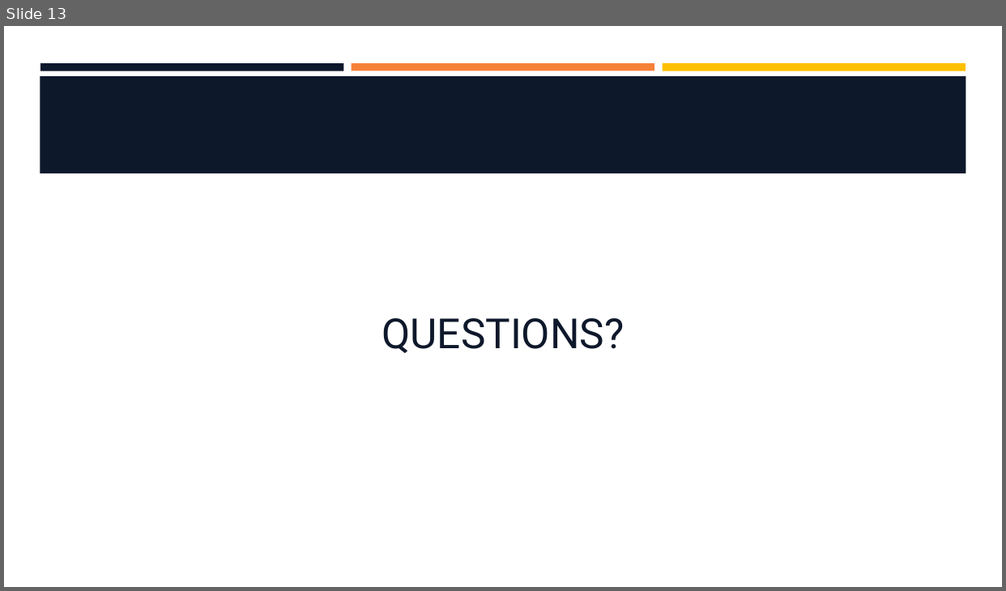
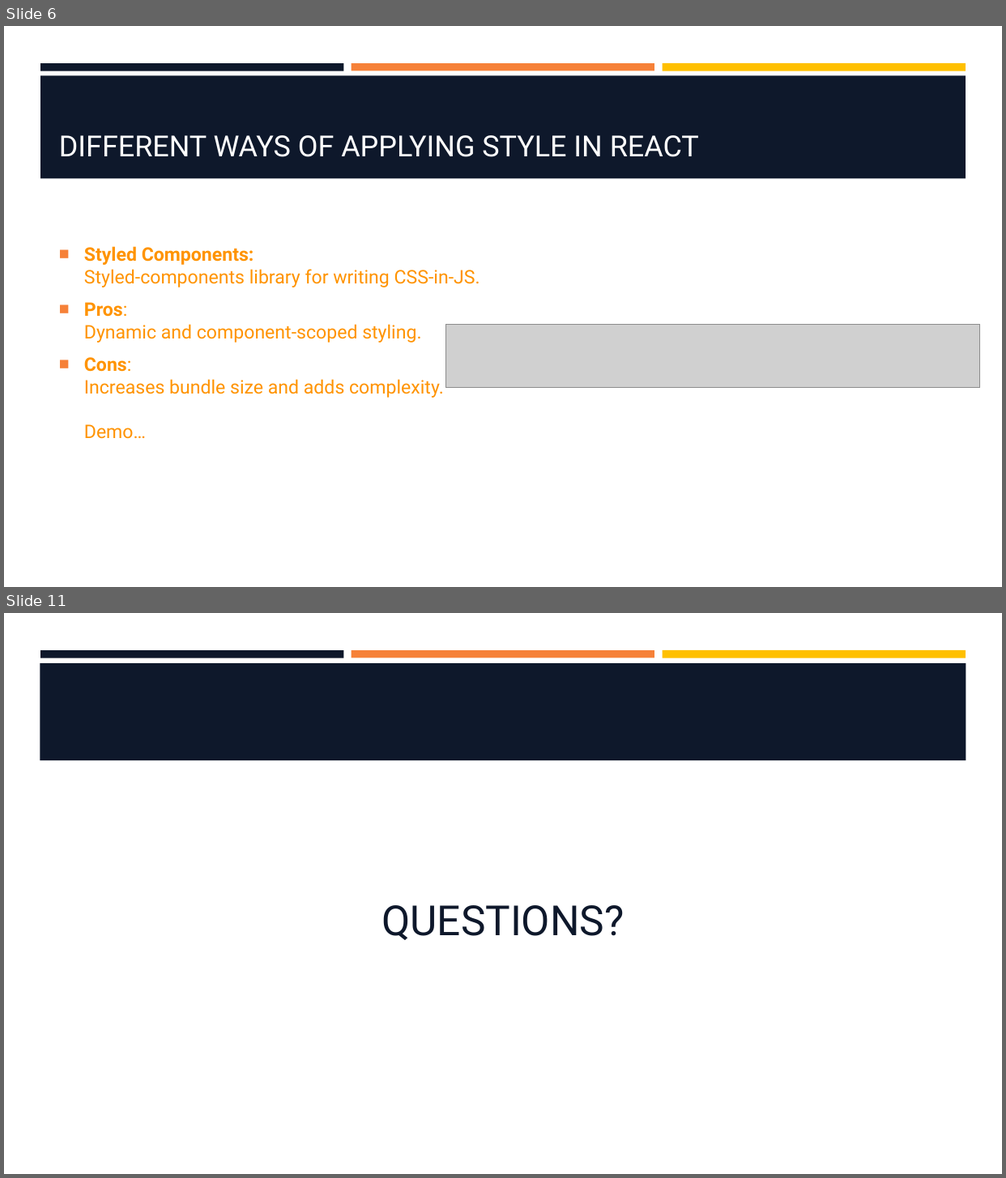
Before and after one commit to hawkeye1900/SBC-Sept24, a slide deck: week-9/W9-S2-Style-and-State/W9-S2-Style-and-State.pptx. Shown one above the other, each under a label of ours: slide 13 before the commit, slides 6 and 11 after it; the slides between them are not shown. The pictures are 1006x591 and 1006x1178 pixels, drawn with LibreOffice and Linux fonts; fonts in the diff are those of the drawing; grey boxes stand for pictures; background and template pictures are left out. Boxes give left, top, right and bottom in pixels: in the first picture for what was removed or moved away, otherwise in the second. Text is boxed around its words. In the diff, an @@ line names an element or a change of style, - is before the commit and + after.

```diff
--- a/week-9/W9-S2-Style-and-State/W9-S2-Style-and-State.pptx
+++ b/week-9/W9-S2-Style-and-State/W9-S2-Style-and-State.pptx
@@ slide 6 added at [4,26,1002,587], background #FFFFFF; not listed: 3 template elements that a slide beside it also shows @@
@@ rectangle added at [40,75,966,179], fill #0E182B @@
@@ title added at [59,135,699,157], 28 pt, text #FFFFFF @@
+DIFFERENT WAYS OF APPLYING STYLE IN REACT
@@ text added at [84,246,480,439], 18 pt, text #FF9300 @@
+■ Styled Components:
+  Styled-components library for writing CSS-in-JS.
+■ Pros:
+  Dynamic and component-scoped styling.
+■ Cons:
+  Increases bundle size and adds complexity.
+  Demo…
@@ picture added at [445,324,980,387] @@
@@ what was slide 13 is now slide 11 @@
```
Also in this commit, not shown: 3 slides changed, 6 other slides added, 9 slides removed.
